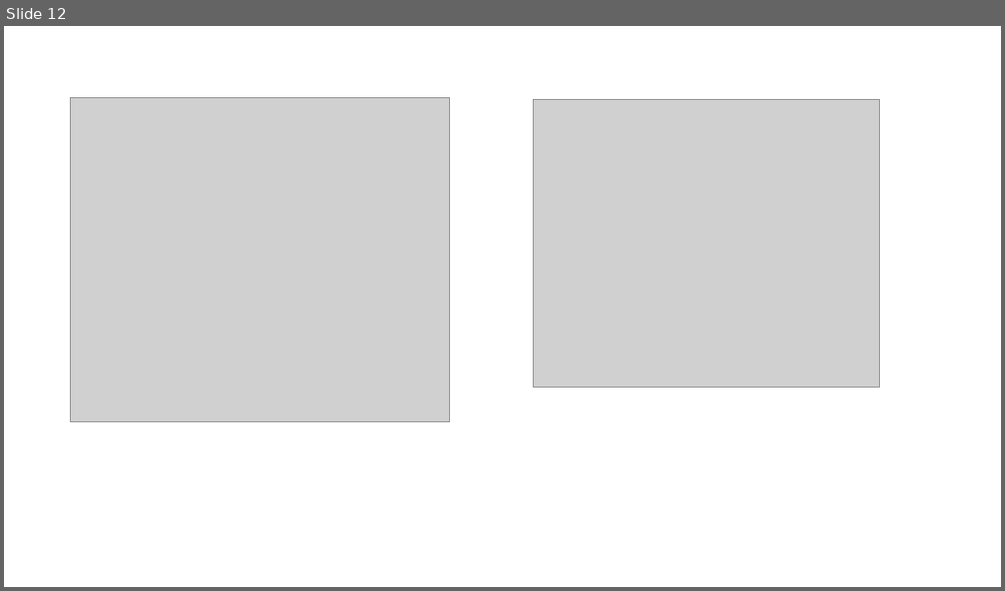
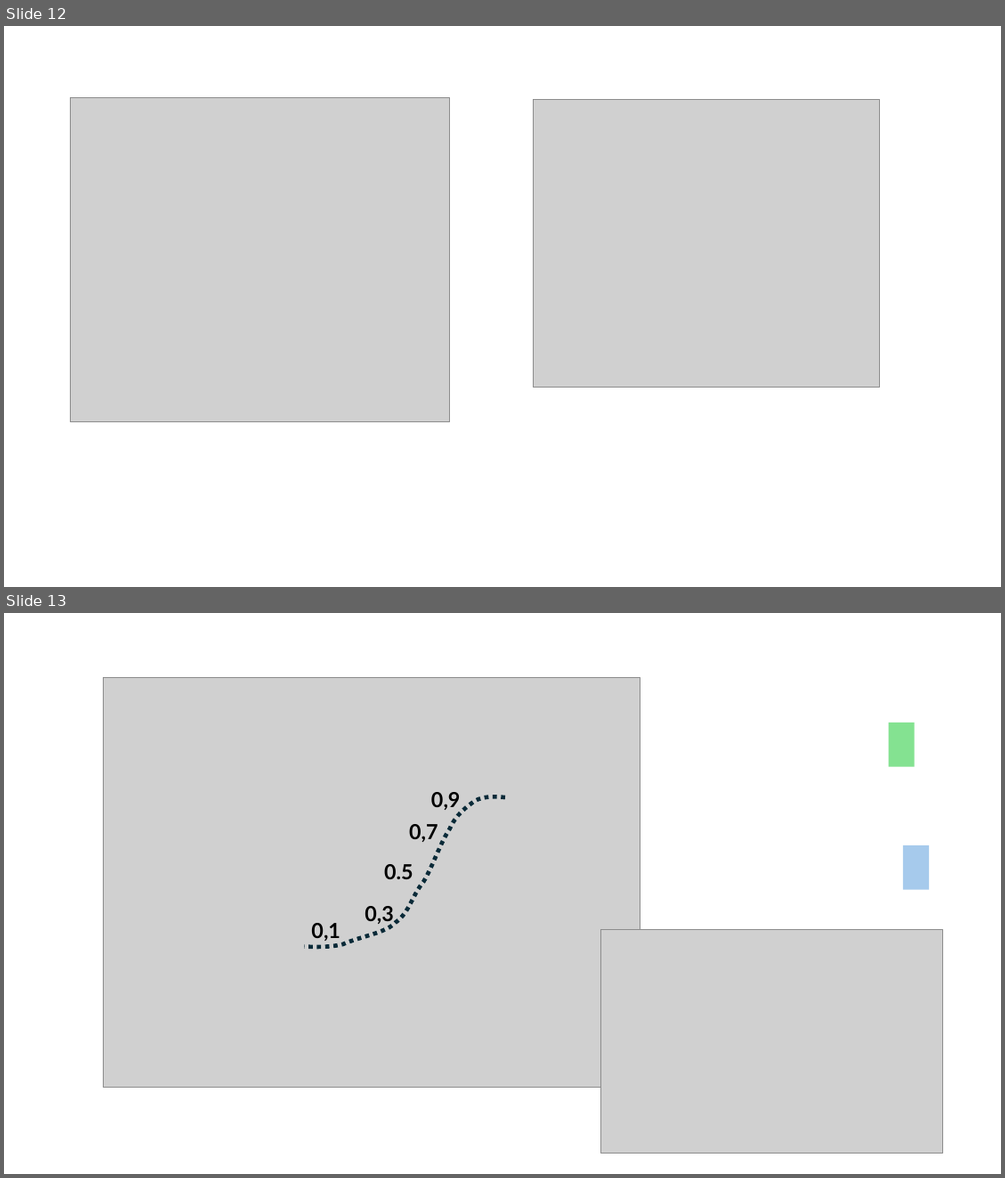
Before and after one commit to pirelaurent/IA_boite_blanche, a slide deck: outillage.pptx. Shown one above the other, each under a label of ours: slide 12 before the commit, slides 12 and 13 after it. The pictures are 1005x591 and 1005x1178 pixels, drawn with LibreOffice and Linux fonts; fonts in the diff are those of the drawing; grey boxes stand for pictures. Boxes give left, top, right and bottom in pixels: in the first picture for what was removed or moved away, otherwise in the second. Text is boxed around its words. In the diff, an @@ line names an element or a change of style, - is before the commit and + after.

```diff
--- a/outillage.pptx
+++ b/outillage.pptx
@@ slide 13 added at [4,613,1001,1174], background #FFFFFF @@
@@ picture added at [104,677,640,1087] @@
@@ rectangle added at [889,722,914,766], fill #84E291 @@
@@ freeform shape added at [304,797,505,948], outline #092A39 4 pt dashed @@
@@ text added at [431,792,461,810], 20 pt, text #000000, bold @@
+0,9
@@ text added at [409,824,438,842], 20 pt, text #000000, bold @@
+0,7
@@ rectangle added at [903,845,929,890], fill #A6CAEC @@
@@ text added at [384,864,413,879], 20 pt, text #000000, bold @@
+0.5
@@ text added at [364,906,394,925], 20 pt, text #000000, bold @@
+0,3
@@ text added at [311,923,340,941], 20 pt, text #000000, bold @@
+0,1
@@ picture added at [600,929,942,1153] @@
```
Also in this commit, not shown: 1 slide changed, 6 other files.
